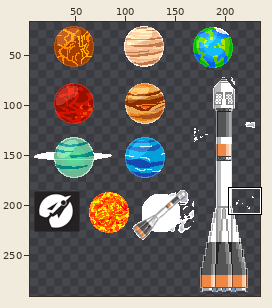
Sprite sheet, stored at i.png. Above, an overview of the earlier version with the close-up marked.
Close-up. Old version:
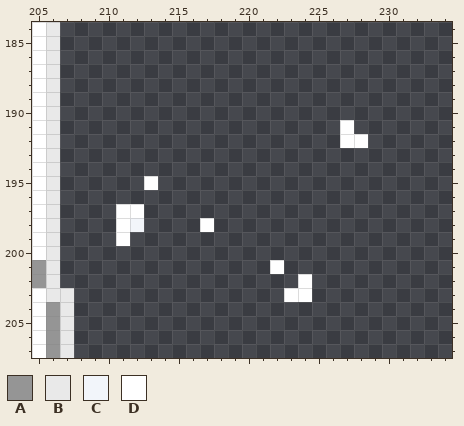
The file is 241x298 pixels. Colours within 5 levels of each other are drawn and written as one. Shown: x 205..234, y 184..207. The wide view leaves out empty margins. The commit also changed other parts of the picture, which this record leaves out.
Palette (. is transparent): A #959595  B #e9e9e9  C #f2f5fa  D #ffffff
Pixels before, first column x 205:
184 DB......................
185 DB......................
186 DB......................
187 DB......................
188 DB......................
189 DB......................
190 DB......................
191 DB....................D.
192 DB....................DD
193 DB......................
194 DB......................
195 DB......D...............
196 DB......................
197 DB....DD................
198 DB....DC....D...........
199 DB....D.................
200 DB......................
201 AB...............D......
202 AB.................D....
203 DBB...............DD....
204 DAB.....................
205 DAB.....................
206 DAB.....................
207 DAB.....................
New version:
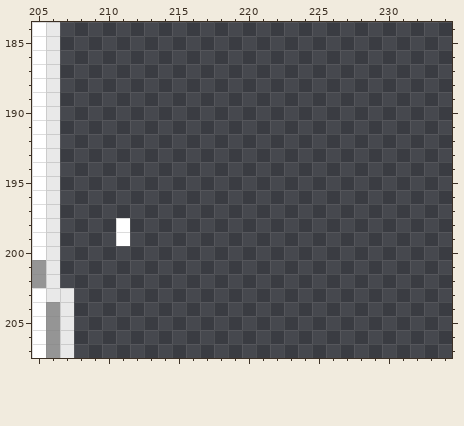
Changes in this commit:
Changed rows in their new state; - is an unchanged pixel.
first column x 211:
191 ----------------.-
192 ----------------..
195 --.---------------
197 ..----------------
198 -.----.-----------
201 -----------.------
202 -------------.----
203 ------------..----
